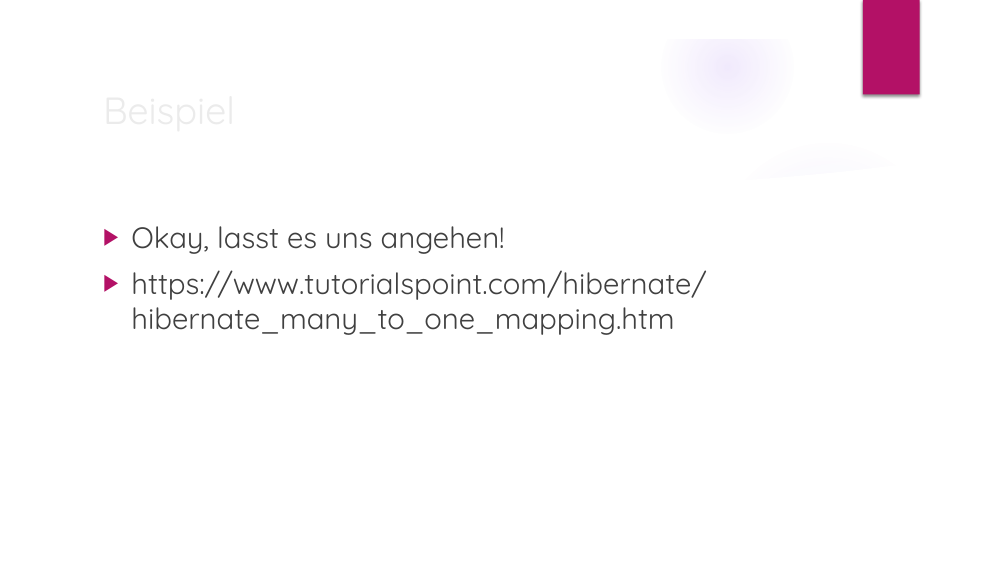
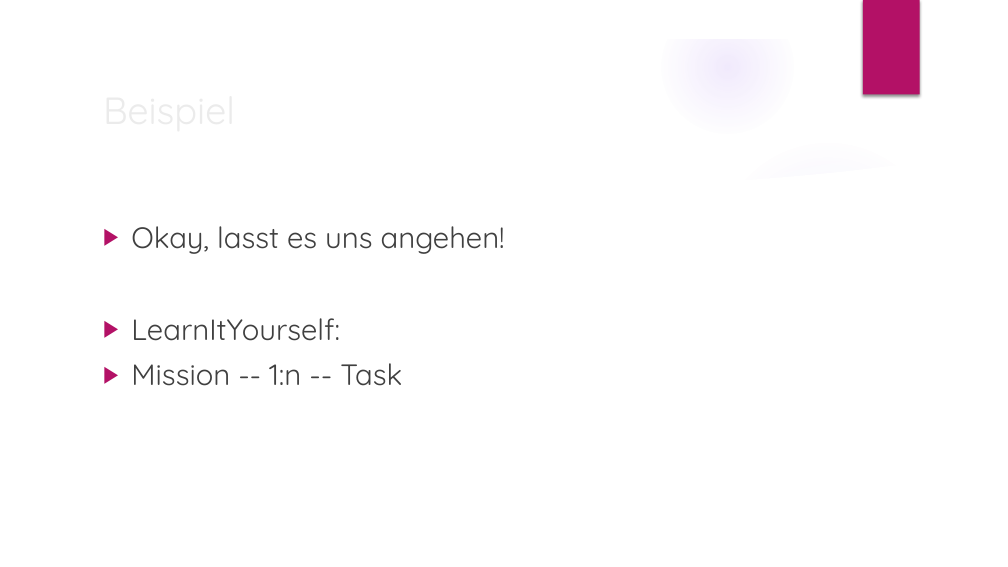
Before and after one commit to JannikAdam97/hibernate_eportfolio, a slide deck: slide 15 of hib.pptx (slide 16 before the commit). Drawn at 1008x567 pixels with LibreOffice and Linux fonts; fonts in the diff are those of the drawing; background and template pictures are left out. Boxes give left, top, right and bottom in pixels: in the first picture for what was removed or moved away, otherwise in the second. Text is boxed around its words. In the diff, an @@ line names an element or a change of style, - is before the commit and + after.

Commit message:
Hibernate Presentation v2

```diff
--- a/hib.pptx
+++ b/hib.pptx
@@ text at box(131, 318, 402, 386): text changed @@
-▶ https://www.tutorialspoint.com/hibernate/hibernate_many_to_one_mapping.htm
+▶ LearnItYourself:
+▶ Mission -- 1:n -- Task
```
Also in this commit, not shown: 2 other slides changed, 2 slides removed, 1 other file.
